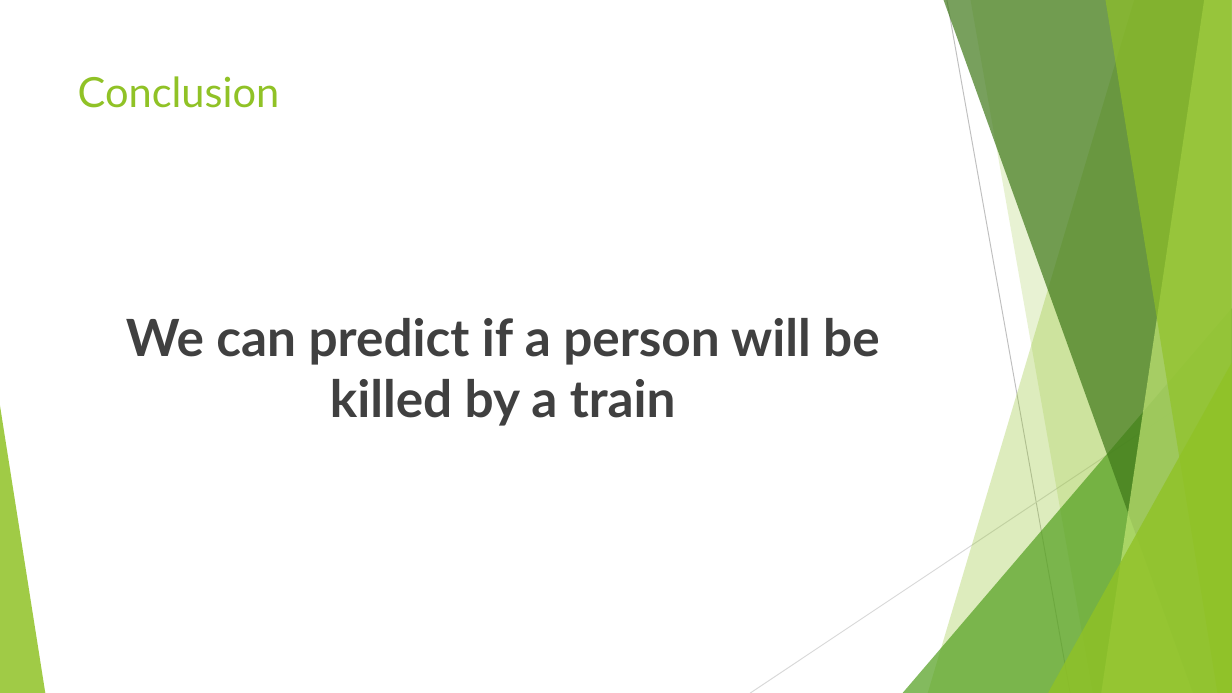
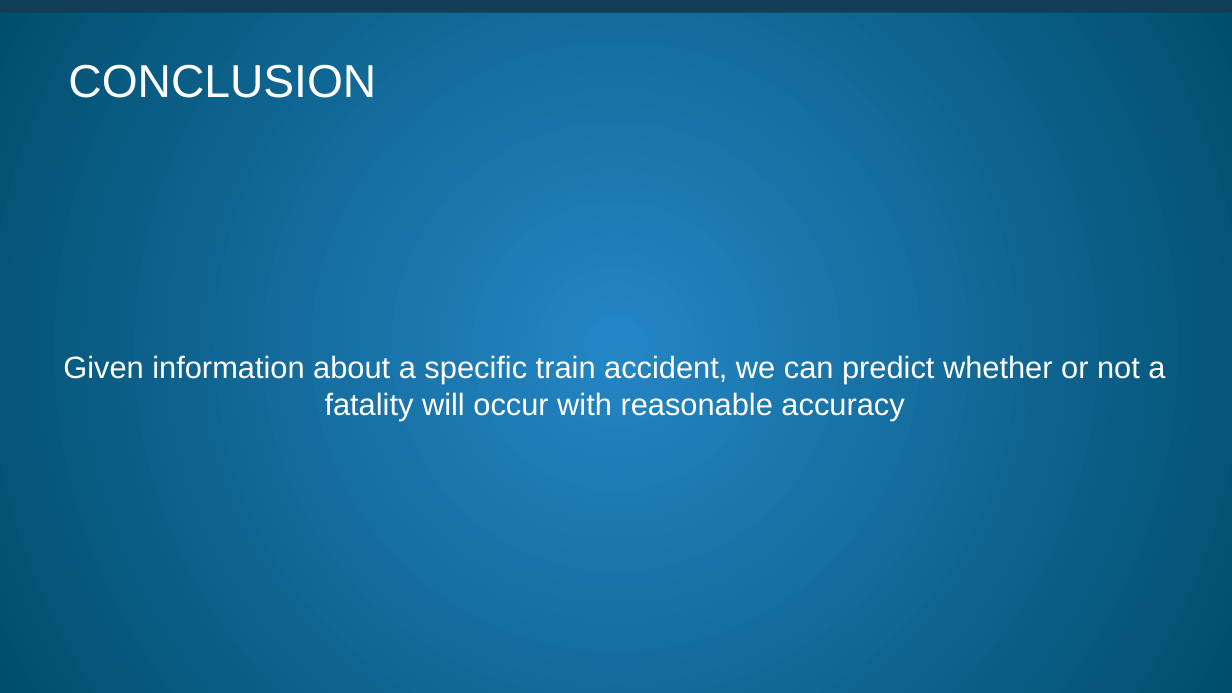
Before and after one commit to littlesiagoy/Springboard-Capstone-2, a slide deck: slide 14 of Capstone 2 Slidedeck.pptx (slide 12 before the commit). Drawn at 1232x693 pixels with LibreOffice and Linux fonts; fonts in the diff are those of the drawing. Boxes give left, top, right and bottom in pixels: in the first picture for what was removed or moved away, otherwise in the second. Text is boxed around its words. In the diff, an @@ line names an element or a change of style, - is before the commit and + after.

```diff
--- a/Capstone 2 Slidedeck.pptx
+++ b/Capstone 2 Slidedeck.pptx
@@ background #FFFFFF to gradient #2486C4 to #004E6D @@
@@ rectangle added at (0,0,1232,4), fill #B3E900 @@
@@ rectangle added at (0,0,1232,13), fill #113E56 @@
@@ title at (68,64,376,98): text changed; size 32.4 to 36 pt; font Lato to Arial; text colour #90C226 to #FFFFFF @@
-Conclusion
+CONCLUSION
@@ text "Given information about a specific ..." at (63,355,1165,420): vertical alignment top to middle @@
@@ text at (63,355,1165,420): text changed; size 40 to 24 pt; font Lato to Arial; text colour #404040 to #FFFFFF; bold off @@
-We can predict if a person will be killed by a train
+Given information about a specific train accident, we can predict whether or not a fatality will occur with reasonable accuracy
@@ group removed at (0,0,1232,693): 5 freeform shapes, 3 triangles, 2 lines @@
```
Also in this commit, not shown: 8 other slides changed, 6 slides added, 4 slides removed, 9 other files.
